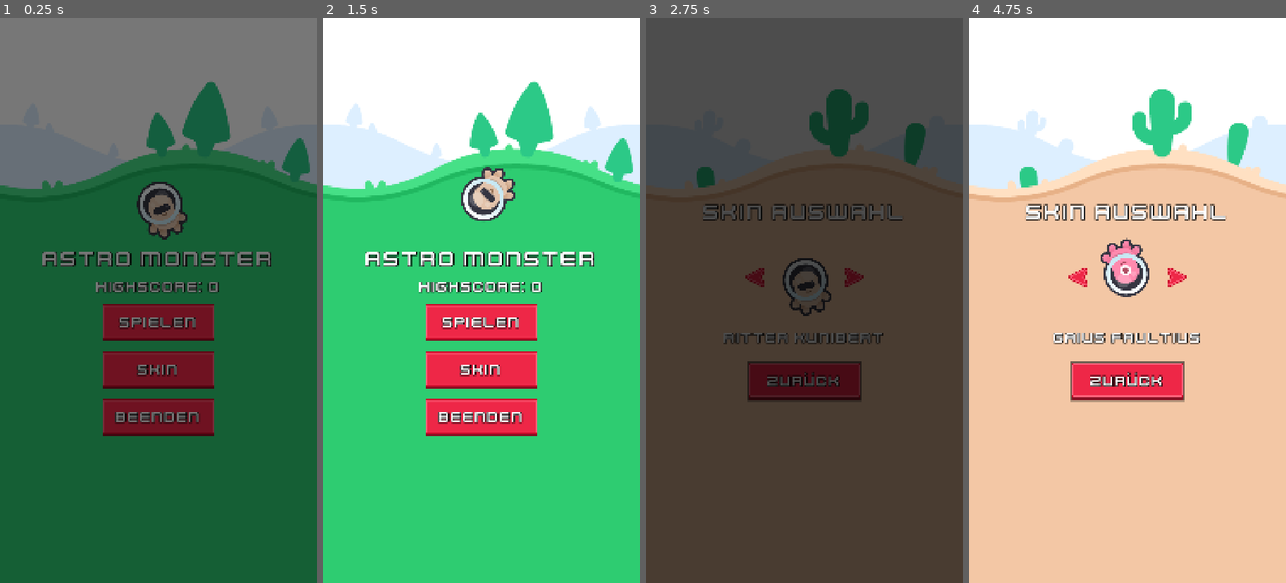
Above: before the commit, frames 1-4 (left to right).
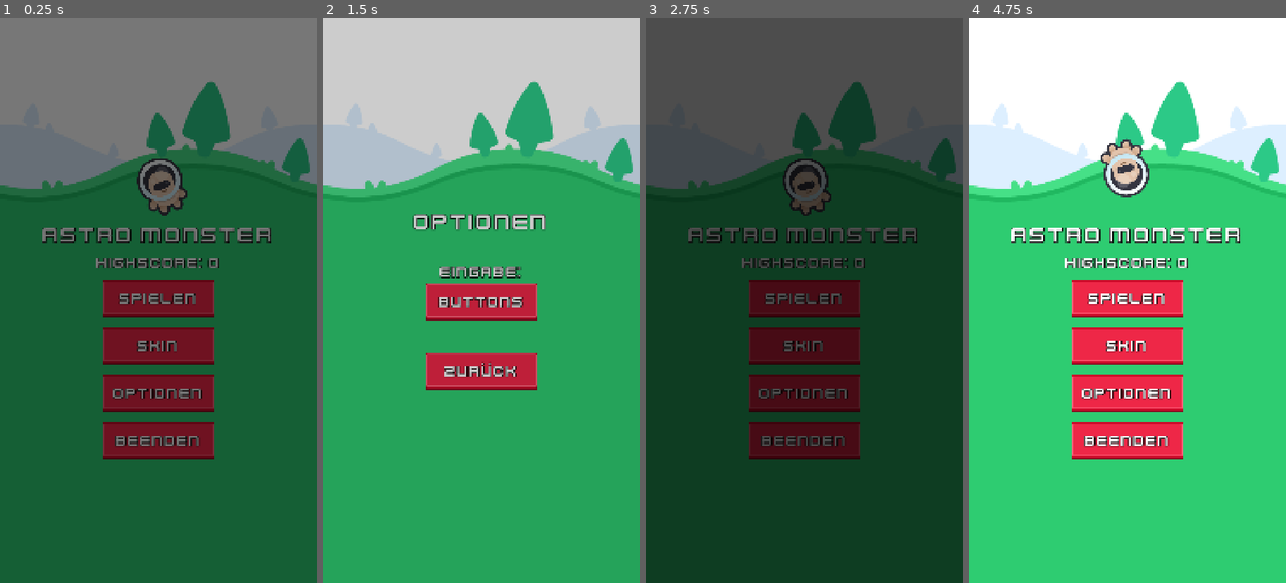
Above: after the commit, the same moments.

Repository: SysLange/astro-monster
Game: Godot game, scene res://scenes/MainMenu.tscn
The game is run twice, just before and just after one commit, with the same random seed, the same clock (stepped at 60 frames per second) and the same inputs.
Inputs (mouse positions are in pixels of both pictures, inside the frame that each line leads up to):
- Up to frame 1 (0.25 s): no input
- Up to frame 2 (1.5 s): click (481, 396) at 0.5 s, where only the run after the commit has a clickable "OPTIONEN"; click (481, 300) at 1.25 s, where only the run after the commit has a clickable "Buttons"
- Up to frame 3 (2.75 s): click (804, 373) at 2 s, where only the run after the commit has a clickable "ZURÜCK"
- Up to frame 4 (4.75 s): click (1127, 379) at 2.75 s, where only the run before the commit has a clickable "ZURÜCK"; click (1178, 277) at 3.52 s; click (1178, 277) at 4.27 s

The runs differ from the first frame. In frame 1, 11% of the frame differs, in the area x 13-86%, y 24-79%; in frame 2, 100%, in the area x 0-100%, y 0-100%; in frame 3, 74%; in frame 4, 76%.

Commit message:
imrpove mobile input and settings

Diff:
--- a/scenes/MainMenu.tscn
+++ b/scenes/MainMenu.tscn
@@ -119,6 +119,26 @@
 horizontal_alignment = 1
 vertical_alignment = 1
 
+[node name="SettingsButton" type="Button" parent="VBoxContainer" unique_id=271765058]
+layout_mode = 2
+size_flags_horizontal = 4
+size_flags_vertical = 4
+icon = ExtResource("3_ow34m")
+flat = true
+icon_alignment = 1
+
+[node name="Label" type="Label" parent="VBoxContainer/SettingsButton" unique_id=119320735]
+layout_mode = 1
+anchors_preset = 15
+anchor_right = 1.0
+anchor_bottom = 1.0
+grow_horizontal = 2
+grow_vertical = 2
+text = "OPTIONEN"
+label_settings = SubResource("LabelSettings_ucygd")
+horizontal_alignment = 1
+vertical_alignment = 1
+
 [node name="QuitButton" type="Button" parent="VBoxContainer" unique_id=897685413]
 layout_mode = 2
 size_flags_horizontal = 4
--- /dev/null
+++ b/scenes/SettingsMenu.tscn
@@ -0,0 +1,126 @@
+[gd_scene format=3 uid="uid://cq20cuh1tkaqt"]
+
+[ext_resource type="Script" uid="uid://bbdnvo3vmpvt7" path="res://scripts/SettingsMenu.gd" id="1_t7ar5"]
+[ext_resource type="Texture2D" uid="uid://casidpvi1lthv" path="res://assets/platformer/backgrounds/main_menu_trees.png" id="1_yelko"]
+[ext_resource type="FontFile" uid="uid://c7o5gsv6kan8l" path="res://assets/UI/font/Kenney Future.ttf" id="2_dd8lr"]
+[ext_resource type="Texture2D" uid="uid://ccoahtw0qwwsf" path="res://assets/UI/red/button_rectangle_depth_flat.png" id="3_t7ar5"]
+
+[sub_resource type="LabelSettings" id="LabelSettings_ldnee"]
+font = ExtResource("2_dd8lr")
+font_size = 75
+shadow_size = 10
+shadow_color = Color(0, 0, 0, 1)
+
+[sub_resource type="LabelSettings" id="LabelSettings_fl0th"]
+font = ExtResource("2_dd8lr")
+font_size = 50
+shadow_size = 10
+shadow_color = Color(0, 0, 0, 1)
+
+[sub_resource type="LabelSettings" id="LabelSettings_nuakw"]
+font = ExtResource("2_dd8lr")
+font_size = 50
+shadow_size = 10
+shadow_color = Color(0, 0, 0, 1)
+
+[sub_resource type="LabelSettings" id="LabelSettings_t7ar5"]
+font = ExtResource("2_dd8lr")
+font_size = 50
+shadow_size = 10
+shadow_color = Color(0, 0, 0, 1)
+
+[node name="SettingsMenu" type="Control" unique_id=1324956232]
+layout_mode = 3
+anchors_preset = 15
+anchor_right = 1.0
+anchor_bottom = 1.0
+grow_horizontal = 2
+grow_vertical = 2
+script = ExtResource("1_t7ar5")
+
+[node name="TextureRect" type="TextureRect" parent="." unique_id=1476310577]
+layout_mode = 1
+anchors_preset = 15
+anchor_right = 1.0
+anchor_bottom = 1.0
+grow_horizontal = 2
+grow_vertical = 2
+texture = ExtResource("1_yelko")
+stretch_mode = 6
+
+[node name="VBoxContainer" type="VBoxContainer" parent="." unique_id=322793202]
+layout_mode = 1
+anchors_preset = 8
+anchor_left = 0.5
+anchor_top = 0.5
+anchor_right = 0.5
+anchor_bottom = 0.5
+offset_left = -20.0
+offset_top = -20.0
+offset_right = 20.0
+offset_bottom = 20.0
+grow_horizontal = 2
+grow_vertical = 2
+theme_override_constants/separation = 100
+
+[node name="Label" type="Label" parent="VBoxContainer" unique_id=1658213454]
+layout_mode = 2
+size_flags_horizontal = 4
+text = "OPTIONEN"
+label_settings = SubResource("LabelSettings_ldnee")
+horizontal_alignment = 1
+vertical_alignment = 1
+
+[node name="optionInputType" type="VBoxContainer" parent="VBoxContainer" unique_id=552450496]
+layout_mode = 2
+
+[node name="title" type="Label" parent="VBoxContainer/optionInputType" unique_id=1500358289]
+layout_mode = 2
+text = "EINGABE:"
+label_settings = SubResource("LabelSettings_fl0th")
+horizontal_alignment = 1
+vertical_alignment = 1
+
+[node name="Button" type="Button" parent="VBoxContainer/optionInputType" unique_id=2130205141]
+layout_mode = 2
+size_flags_horizontal = 4
+icon = ExtResource("3_t7ar5")
+flat = true
+
+[node name="current" type="Label" parent="VBoxContainer/optionInputType/Button" unique_id=1457569364]
+layout_mode = 1
+anchors_preset = 8
+anchor_left = 0.5
+anchor_top = 0.5
+anchor_right = 0.5
+anchor_bottom = 0.5
+offset_left = -20.0
+offset_top = -11.5
+offset_right = 20.0
+offset_bottom = 11.5
+grow_horizontal = 2
+grow_vertical = 2
+text = "BUTTONS"
+label_settings = SubResource("LabelSettings_nuakw")
+
+[node name="BackButton" type="Button" parent="VBoxContainer" unique_id=1531005330]
+layout_mode = 2
+size_flags_horizontal = 4
+icon = ExtResource("3_t7ar5")
+flat = true
+
+[node name="Label" type="Label" parent="VBoxContainer/BackButton" unique_id=861881302]
+layout_mode = 1
+anchors_preset = 8
+anchor_left = 0.5
+anchor_top = 0.5
+anchor_right = 0.5
+anchor_bottom = 0.5
+offset_left = -20.0
+offset_top = -11.5
+offset_right = 20.0
+offset_bottom = 11.5
+grow_horizontal = 2
+grow_vertical = 2
+text = "ZURÜCK"
+label_settings = SubResource("LabelSettings_t7ar5")
--- a/scenes/SkinMenu.tscn
+++ b/scenes/SkinMenu.tscn
@@ -97,6 +97,7 @@
 layout_mode = 2
 size_flags_horizontal = 4
 icon = ExtResource("7_4cl5n")
+flat = true
 
 [node name="Label" type="Label" parent="VBoxContainer/BackButton" unique_id=154472033]
 layout_mode = 1
--- a/scenes/game.tscn
+++ b/scenes/game.tscn
@@ -42,15 +42,15 @@
 anchors_preset = 2
 anchor_top = 1.0
 anchor_bottom = 1.0
-offset_left = 64.0
-offset_top = -208.0
-offset_right = 136.0
-offset_bottom = -136.0
+offset_top = -256.0
+offset_right = 128.0
+offset_bottom = -128.0
 grow_vertical = 0
 scale = Vector2(2, 2)
 action_mode = 0
 icon = ExtResource("3_aug50")
 flat = true
+icon_alignment = 1
 
 [node name="ButtonRight" type="Button" parent="HUD" unique_id=75513456]
 anchors_preset = 3
@@ -58,10 +58,10 @@
 anchor_top = 1.0
 anchor_right = 1.0
 anchor_bottom = 1.0
-offset_left = -208.0
-offset_top = -208.0
-offset_right = -136.0
-offset_bottom = -136.0
+offset_left = -256.0
+offset_top = -256.0
+offset_right = -128.0
+offset_bottom = -128.0
 grow_horizontal = 0
 grow_vertical = 0
 scale = Vector2(2, 2)
@@ -70,6 +70,7 @@
 action_mode = 0
 icon = ExtResource("4_kiw3p")
 flat = true
+icon_alignment = 1
 
 [node name="Player" parent="." unique_id=1666646684 instance=ExtResource("3_cpr0p")]
 z_index = 1
--- a/scenes/player.tscn
+++ b/scenes/player.tscn
@@ -13,5 +13,6 @@
 texture = ExtResource("1_p0vlq")
 
 [node name="CollisionShape2D" type="CollisionShape2D" parent="." unique_id=590881375]
+visible = false
 position = Vector2(0, 32)
 shape = SubResource("RectangleShape2D_v6fml")
--- a/scripts/Global.gd
+++ b/scripts/Global.gd
@@ -6,6 +6,7 @@
 var high_score: int = 0
 var last_score: int = 0
 var selected_skin: int = 0
+var input_type: bool = true # true: buttons, false: tilt
 
 var skin_colors: Array[String] = [
 	"beige",
@@ -35,6 +36,7 @@
 	var data := {
 		"high_score": high_score,
 		"selected_skin": selected_skin,
+		"input_type": input_type,
 	}
 	var file := FileAccess.open(SAVE_PATH, FileAccess.WRITE)
 	if file:
@@ -52,3 +54,4 @@
 		if typeof(parsed) == TYPE_DICTIONARY:
 			high_score = parsed.get("high_score", 0)
 			selected_skin = parsed.get("selected_skin", 0)
+			input_type = parsed.get("input_type", true)
--- a/scripts/MainMenu.gd
+++ b/scripts/MainMenu.gd
@@ -12,6 +12,7 @@
 
 	$VBoxContainer/PlayButton.pressed.connect(func(): TransitionManager.change_scene_smooth("res://scenes/Game.tscn"))
 	$VBoxContainer/SkinButton.pressed.connect(func(): TransitionManager.change_scene_smooth("res://scenes/SkinMenu.tscn"))
+	$VBoxContainer/SettingsButton.pressed.connect(func(): TransitionManager.change_scene_smooth("res://scenes/SettingsMenu.tscn"))
 	$VBoxContainer/QuitButton.pressed.connect(func(): get_tree().quit())
 
 	character.texture = load("res://assets/platformer/characters/character_" + Global.skin_colors[Global.selected_skin] + "_front.png")
--- /dev/null
+++ b/scripts/SettingsMenu.gd
@@ -0,0 +1,21 @@
+extends Control
+
+@onready var input_type_button: Button = $VBoxContainer/optionInputType/Button
+@onready var input_type_label: Label = $VBoxContainer/optionInputType/Button/current
+@onready var back_button: Button = $VBoxContainer/BackButton
+
+func _ready() -> void:
+	# Cleanly connect the signal and set initial UI state
+	input_type_button.pressed.connect(_on_input_type_button_pressed)
+	back_button.pressed.connect(func(): TransitionManager.change_scene_smooth("res://scenes/MainMenu.tscn"))
+	_update_ui()
+
+func _on_input_type_button_pressed() -> void:
+	# Flip the boolean state directly
+	Global.input_type = !Global.input_type
+	_update_ui()
+	Global.save_game()
+
+func _update_ui() -> void:
+	# Use a ternary operator to set the text based on the boolean
+	input_type_label.text = "Buttons" if Global.input_type else "Tilt"
Not shown: 1 places in scenes/GameOver.tscn that only renumber resources
Not shown: 1 places in scenes/MainMenu.tscn that only renumber resources
Not shown: 1 places in scenes/SkinMenu.tscn that only renumber resources
Not shown: 1 places in scenes/player.tscn that only renumber resources
Not shown, added: scripts/SettingsMenu.gd.uid
